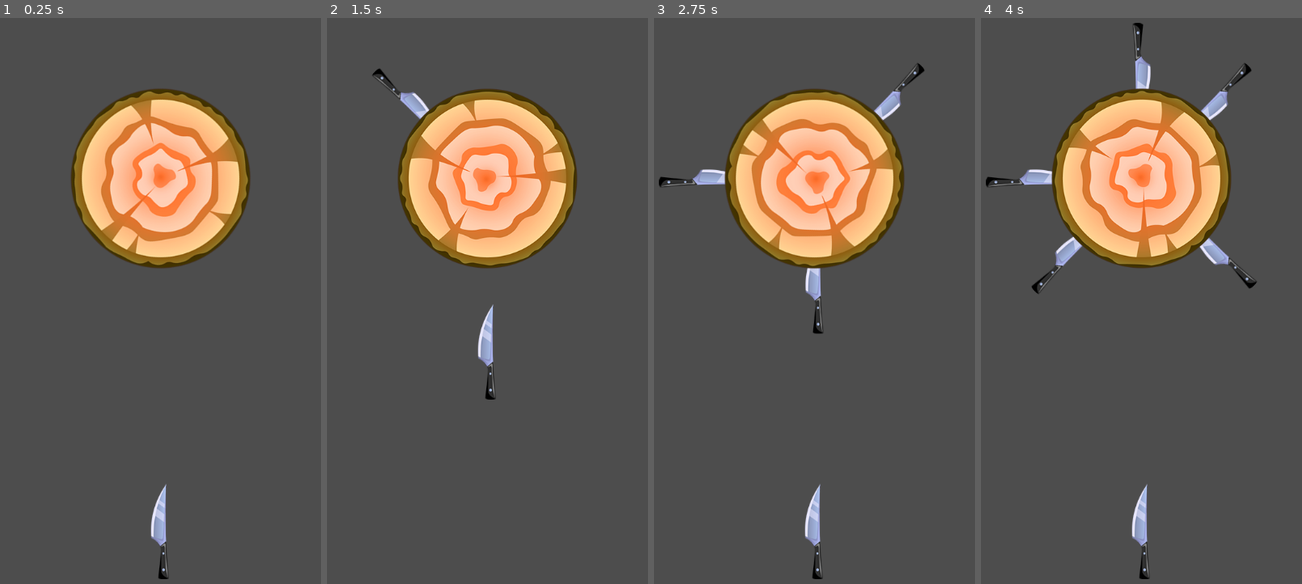
Above: before the commit, frames 1-4 (left to right).
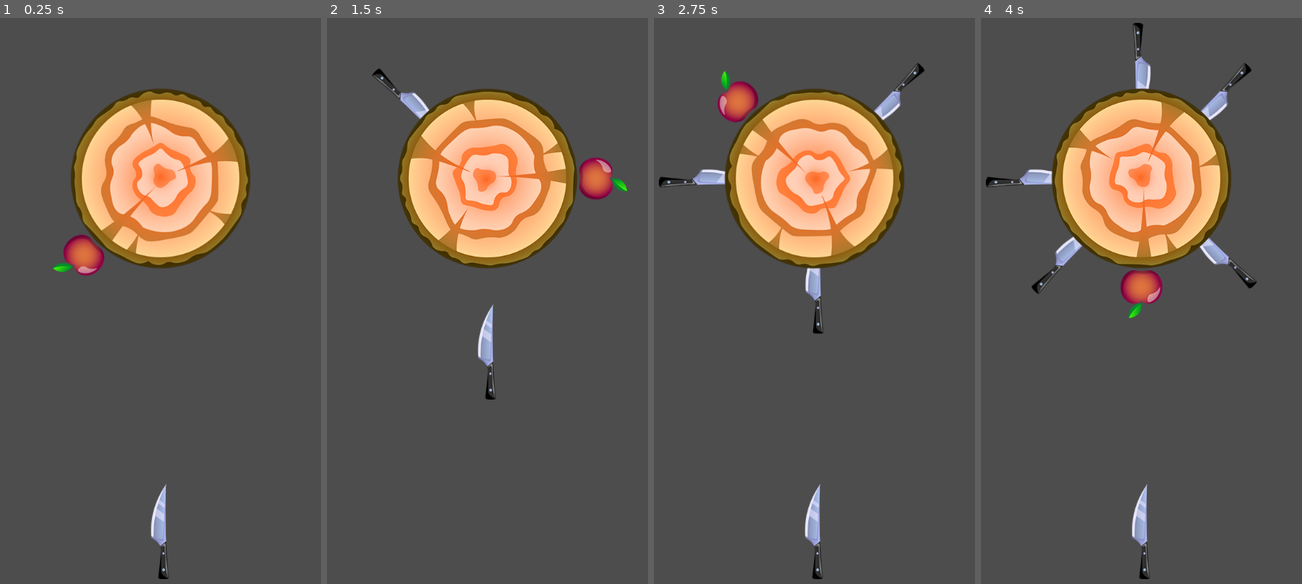
Above: after the commit, the same moments.

Repository: Alex-Grigorovich/Knife-Game
Game: Godot game, scene res://scenes/game.tscn
Same seed, same stepped clock (60 frames per second), same inputs: the game is played once before the commit and once after it. The project has no main scene, so this scene is started directly.
Inputs (mouse positions are in pixels of both pictures, inside the frame that each line leads up to):
- Up to frame 1 (0.25 s): no input
- Up to frame 2 (1.5 s): move the mouse to (583, 278) at 0.52 s; click (583, 278) at 0.67 s; move the mouse to (404, 340) at 1.27 s; click (404, 340) at 1.42 s
- Up to frame 3 (2.75 s): move the mouse to (859, 165) at 2.02 s; click (859, 165) at 2.17 s
- Up to frame 4 (4 s): move the mouse to (1122, 436) at 2.77 s; click (1122, 436) at 2.92 s; move the mouse to (1273, 408) at 3.52 s; click (1273, 408) at 3.67 s

The runs differ from the first frame. In frame 1, 0.7% of the frame differs, in the area x 16-33%, y 38-46%; in frame 2, 0.7%; in frame 3, 0.7%; in frame 4, 0.7%.

Commit message:
Add apple.
Add apple.

Diff:
--- a/elements/Targets/target.tscn
+++ b/elements/Targets/target.tscn
@@ -1,7 +1,8 @@
-[gd_scene load_steps=4 format=3 uid="uid://dkr1glujhk86t"]
+[gd_scene load_steps=5 format=3 uid="uid://dkr1glujhk86t"]
 
 [ext_resource type="Texture2D" uid="uid://cy61tdinvfpay" path="res://assets/target1.png" id="1_ax715"]
 [ext_resource type="Script" path="res://scripts/target.gd" id="1_n7ds5"]
+[ext_resource type="PackedScene" uid="uid://0cs0bhi7mmdy" path="res://elements/apple.tscn" id="3_a6na7"]
 
 [sub_resource type="CircleShape2D" id="CircleShape2D_72yih"]
 radius = 155.003
@@ -19,3 +20,6 @@
 
 [node name="ItemsContainer" type="Node2D" parent="."]
 show_behind_parent = true
+
+[node name="Apple" parent="ItemsContainer" instance=ExtResource("3_a6na7")]
+position = Vector2(0, 180)
--- /dev/null
+++ b/elements/apple.tscn
@@ -0,0 +1,27 @@
+[gd_scene load_steps=4 format=3 uid="uid://0cs0bhi7mmdy"]
+
+[ext_resource type="Texture2D" uid="uid://yr3d2gdfsoy4" path="res://assets/apple1.png" id="1_bofp4"]
+[ext_resource type="Script" path="res://scripts/apple.gd" id="1_of30u"]
+
+[sub_resource type="CircleShape2D" id="CircleShape2D_wqa5q"]
+radius = 36.0
+
+[node name="Apple" type="Node2D"]
+script = ExtResource("1_of30u")
+
+[node name="Sprite2D" type="Sprite2D" parent="."]
+position = Vector2(0, 13)
+rotation = 3.14159
+texture = ExtResource("1_bofp4")
+
+[node name="Area2D" type="Area2D" parent="."]
+position = Vector2(0, 13)
+rotation = -3.14159
+collision_layer = 8
+collision_mask = 2
+
+[node name="CollisionShape2D" type="CollisionShape2D" parent="Area2D"]
+position = Vector2(1.04907e-06, 12)
+shape = SubResource("CircleShape2D_wqa5q")
+
+[connection signal="body_entered" from="Area2D" to="." method="_on_area_2d_body_entered"]
--- a/scenes/game.tscn
+++ b/scenes/game.tscn
@@ -16,4 +16,5 @@
 
 [node name="AudioStreamPlayer2D" type="AudioStreamPlayer2D" parent="."]
 stream = ExtResource("3_8mpqq")
+volume_db = -10.306
 autoplay = true
--- /dev/null
+++ b/scripts/apple.gd
@@ -0,0 +1,8 @@
+extends Node2D
+
+var is_hited := false
+
+func _on_area_2d_body_entered(body):
+	if not is_hited:
+		is_hited = true
+		queue_free()
